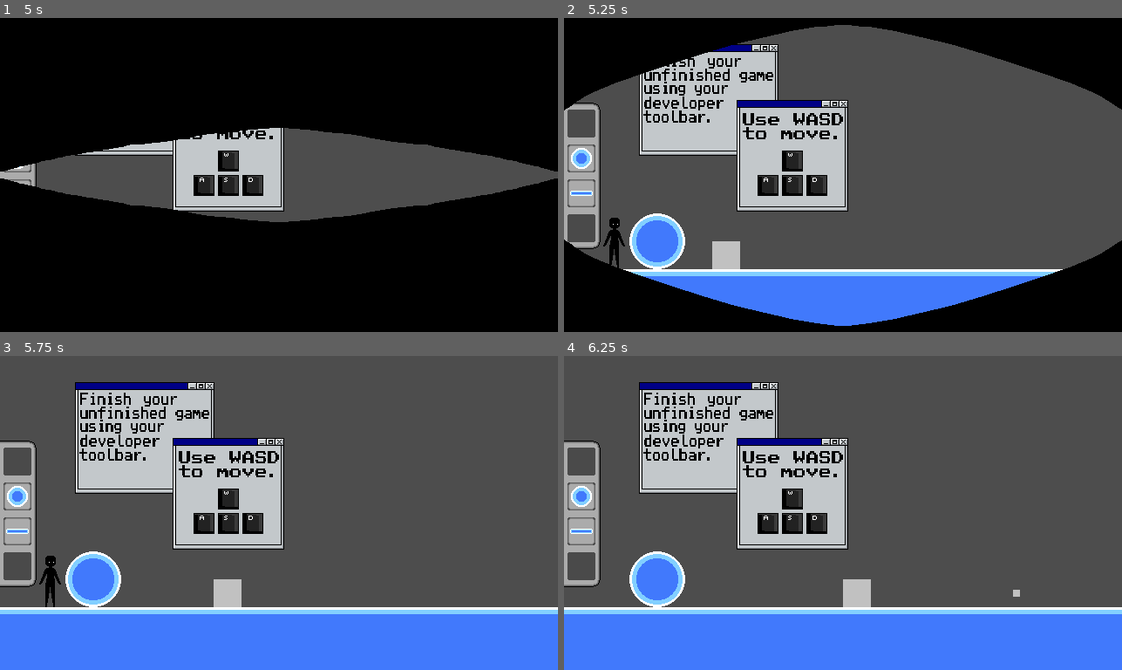
Above: before the commit, frames 1-4 (two rows, left to right).
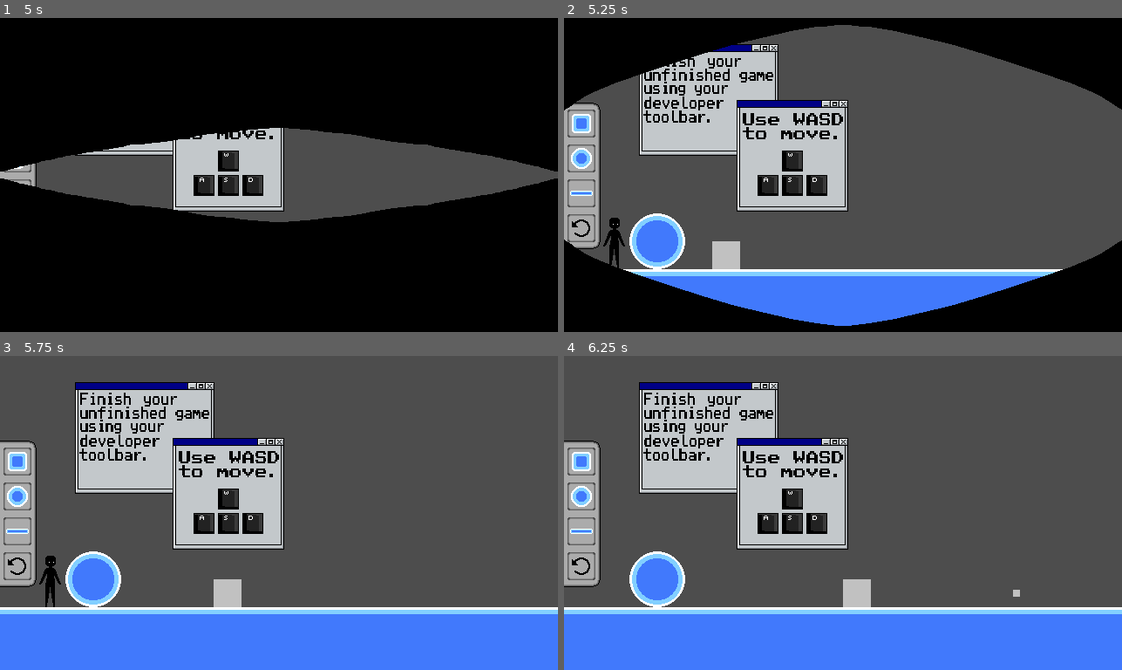
Above: after the commit, the same moments.

Repository: YaBoyBlob/GameJam
Game: Godot game, scene res://Scenes/title_screen.tscn
Two runs of this game, one before a commit and one after it. Both use one fixed random seed, a clock stepped at 60 frames per second and the inputs below.
Inputs (mouse positions are in pixels of both pictures, inside the frame that each line leads up to):
- Up to frame 1 (5 s): move the mouse to (401, 159) at 0.52 s; hold D (right) 0.53-2.03 s; tap W (up) at 0.6, 0.77, 1.07, 1.52, 1.55, 1.82, 2.1, 3.02, 3.05, 3.32, 3.6, 3.77, 4.07 s; tap Enter at 1.25, 2.75 s; move the mouse to (167, 190) at 1.27 s; tap Space (space) at 1.35, 2, 2.85, 3.5 s; move the mouse to (334, 105) at 2.02 s; hold A (left) 2.03-2.78 s; move the mouse to (251, 237) at 2.77 s; hold D (right) 2.78-4.25 s; move the mouse to (446, 222) at 3.52 s; click (212, 162) at 4.25 s
- Up to frame 2 (5.25 s): click (586, 162) at 5 s
- Up to frame 3 (5.75 s): no input
- Up to frame 4 (6.25 s): move the mouse to (675, 465) at 5.77 s; hold A (left) from 5.78 s (still down); tap Space (space) at 5.85 s; tap W (up) at 6.02, 6.05 s

Frame 1 is identical in both runs. In frame 2, 0.8% of the frame differs, in the area x 0-6%, y 29-72%; in frame 3, 0.8%; in frame 4, 0.8%.

Commit message:
Sounds Have Been Added

Diff:
--- /dev/null
+++ b/Audio/default_bus_layout.tres
@@ -0,0 +1,16 @@
+[gd_resource type="AudioBusLayout" format=3 uid="uid://cawoyhg17h3lw"]
+
+[resource]
+bus/0/send = &"sfx"
+bus/1/name = &"music"
+bus/1/solo = false
+bus/1/mute = false
+bus/1/bypass_fx = false
+bus/1/volume_db = 0.0
+bus/1/send = &"Master"
+bus/2/name = &"sfx"
+bus/2/solo = false
+bus/2/mute = false
+bus/2/bypass_fx = false
+bus/2/volume_db = 0.0
+bus/2/send = &"Master"
--- a/Scenes/levels.gd
+++ b/Scenes/levels.gd
@@ -54,6 +54,7 @@
 
 func _on_ball_button_down(): #spawn ball
 	if objects <3:
+		$AudioManager/ButtonAudio.play()
 		var instance = circle.instantiate()
 		add_child(instance)
 		instance.position = player.global_position + Vector2(50 * player.prev_direction , 0)
--- a/Scenes/levels.tscn
+++ b/Scenes/levels.tscn
@@ -17,7 +17,9 @@
 [ext_resource type="Texture2D" uid="uid://dttq3hm2p6vyt" path="res://Assets/UIs/Button_Ball.png" id="15_fr0th"]
 [ext_resource type="Texture2D" uid="uid://c6xyv56aqipl4" path="res://Assets/UIs/Button_Plank.png" id="16_8qr2s"]
 [ext_resource type="Texture2D" uid="uid://cd0turrrxqbo2" path="res://Assets/UIs/Button_Reset.png" id="17_gjtb4"]
-[ext_resource type="PackedScene" uid="uid://dry1vljsg1cee" path="res://Units/enemy.tscn" id="18_cwcca"]
+[ext_resource type="PackedScene" path="res://Units/enemy.tscn" id="18_cwcca"]
+[ext_resource type="AudioStream" uid="uid://shvb3mejomde" path="res://Audio/Untitled song.mp3" id="19_lc7lr"]
+[ext_resource type="AudioStream" uid="uid://fu6d2hpli25n" path="res://Audio/select.mp3" id="20_8jowd"]
 
 [sub_resource type="TileSetAtlasSource" id="TileSetAtlasSource_fiq2t"]
 texture = ExtResource("3_u375n")
@@ -305,7 +307,6 @@
 texture = ExtResource("13_kfhfm")
 
 [node name="Block" type="TextureButton" parent="CanvasLayer"]
-visible = false
 offset_left = 4.0
 offset_top = 105.0
 offset_right = 44.0
@@ -330,7 +331,6 @@
 texture_normal = ExtResource("16_8qr2s")
 
 [node name="Reset" type="TextureButton" parent="CanvasLayer"]
-visible = false
 offset_left = 4.0
 offset_top = 225.0
 offset_right = 44.0
@@ -352,6 +352,19 @@
 [node name="Enemy3" parent="." instance=ExtResource("18_cwcca")]
 position = Vector2(132, 270)
 
+[node name="AudioManager" type="Node" parent="."]
+
+[node name="Music" type="AudioStreamPlayer" parent="AudioManager"]
+stream = ExtResource("19_lc7lr")
+volume_db = -15.0
+autoplay = true
+bus = &"music"
+
+[node name="ButtonAudio" type="AudioStreamPlayer" parent="AudioManager"]
+stream = ExtResource("20_8jowd")
+volume_db = -15.0
+bus = &"sfx"
+
 [connection signal="area_entered" from="LevelCamera/Area2D" to="." method="_on_area_2d_area_entered"]
 [connection signal="area_exited" from="LevelCamera/Area2D" to="." method="_on_area_2d_area_exited"]
 [connection signal="button_down" from="CanvasLayer/Block" to="." method="_on_box_button_down"]
--- a/Scenes/title_screen.gd
+++ b/Scenes/title_screen.gd
@@ -37,7 +37,13 @@
 func _on_exit_button_button_down():
 	get_tree().quit()
 
-
 func _on_start_button_button_down():
 	if !blink.is_playing(): #Prevent it playing again during the animation
+		$ClickAudio.play()
 		blink.play("Blink-Close")
+
+
+
+func _on_exit_button_mouse_entered():
+	if !$HoverAudio.playing:
+		$HoverAudio.play()
--- a/Scenes/title_screen.tscn
+++ b/Scenes/title_screen.tscn
@@ -9,6 +9,8 @@
 [ext_resource type="Texture2D" uid="uid://dnnxa3fvqt4x0" path="res://Assets/StartingStuff/Menu_Start.png" id="5_ii03c"]
 [ext_resource type="Texture2D" uid="uid://dpxbslke2vh38" path="res://Assets/StartingStuff/Blink.png" id="6_dymbg"]
 [ext_resource type="Texture2D" uid="uid://dlsjewxvp88a" path="res://Assets/StartingStuff/Menu_Exit_Broken.png" id="6_osxpj"]
+[ext_resource type="AudioStream" uid="uid://fu6d2hpli25n" path="res://Audio/select.mp3" id="10_wsgqe"]
+[ext_resource type="AudioStream" uid="uid://deq8qkmbt0hrh" path="res://Audio/Confirm.mp3" id="11_0rprh"]
 
 [sub_resource type="AtlasTexture" id="AtlasTexture_nory4"]
 atlas = ExtResource("2_4hnip")
@@ -262,7 +264,18 @@
 sprite_frames = SubResource("SpriteFrames_rxk6r")
 animation = &"Blink-Close"
 
+[node name="HoverAudio" type="AudioStreamPlayer" parent="."]
+stream = ExtResource("10_wsgqe")
+volume_db = -15.0
+bus = &"sfx"
+
+[node name="ClickAudio" type="AudioStreamPlayer" parent="."]
+stream = ExtResource("11_0rprh")
+volume_db = -15.0
+bus = &"sfx"
+
 [connection signal="animation_finished" from="TitleScreenSprite" to="." method="_on_title_screen_sprite_animation_finished"]
 [connection signal="button_down" from="UIs/StartButton" to="." method="_on_start_button_button_down"]
-[connection signal="button_down" from="UIs/ExitButton" to="." method="_on_exit_button_button_up"]
+[connection signal="button_down" from="UIs/ExitButton" to="." method="_on_exit_button_button_down"]
+[connection signal="mouse_entered" from="UIs/ExitButton" to="." method="_on_exit_button_mouse_entered"]
 [connection signal="animation_finished" from="Blink" to="." method="_on_blink_animation_finished"]
--- a/project.godot
+++ b/project.godot
@@ -14,6 +14,10 @@
 run/main_scene="res://Scenes/title_screen.tscn"
 config/features=PackedStringArray("4.2", "Forward Plus")
 config/icon="res://icon.svg"
+
+[audio]
+
+buses/default_bus_layout="res://Audio/default_bus_layout.tres"
 
 [display]
 
Not shown, added: Audio/Confirm.mp3.import
Not shown, added: Audio/Untitled song (3).mp3.import
Not shown, added: Audio/Untitled song.mp3.import
Not shown, added: Audio/select.mp3.import
Not shown: 1 places in Scenes/levels.tscn that only renumber resources
Not shown: 1 places in Scenes/title_screen.tscn that only renumber resources
Not shown, added: Audio/Confirm.mp3
Not shown, added: Audio/Untitled song (3).mp3
Not shown, added: Audio/Untitled song.mp3
Not shown, added: Audio/select.mp3
